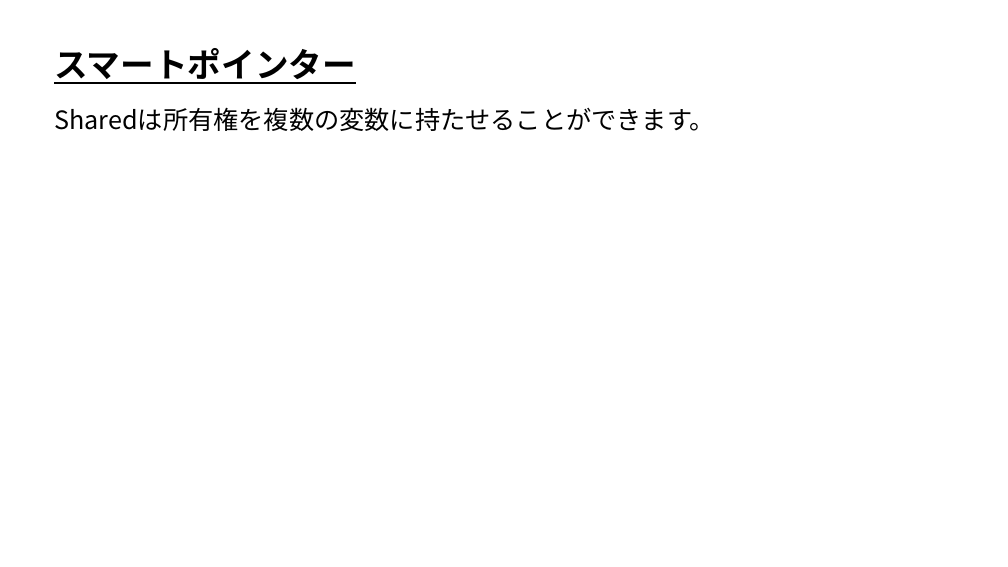
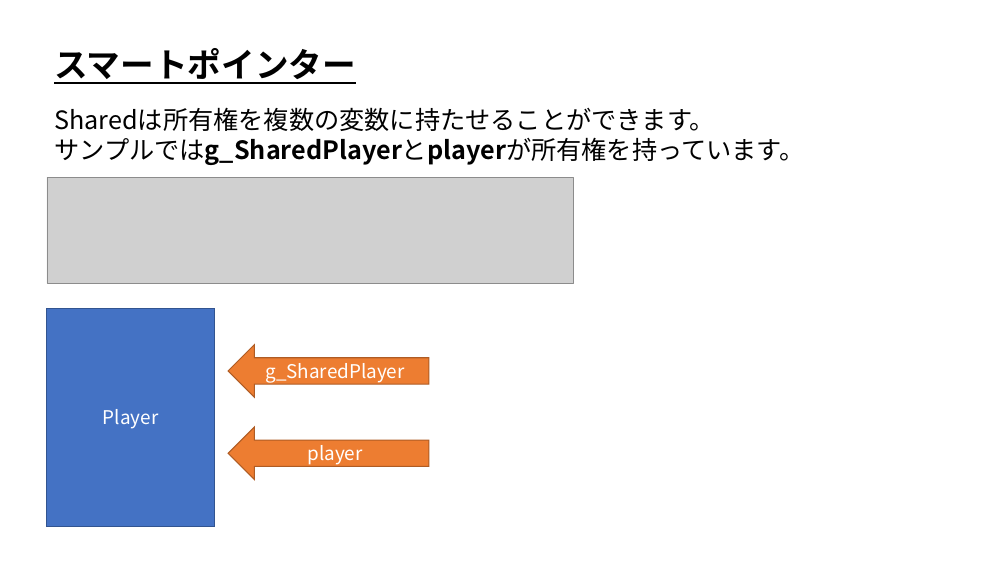
Before and after one commit to ArakiYusuke-Ohara/Textbook, a slide deck: slide 12 of ゲーム科1年/01_後期/プログラミングⅢ/23_スマートポインタ.pptx. Drawn at 1008x567 pixels with LibreOffice and Linux fonts; fonts in the diff are those of the drawing; grey boxes stand for pictures. Boxes give left, top, right and bottom in pixels: in the first picture for what was removed or moved away, otherwise in the second. Text is boxed around its words. In the diff, an @@ line names an element or a change of style, - is before the commit and + after.

```diff
--- a/ゲーム科1年/01_後期/プログラミングⅢ/23_スマートポインタ.pptx
+++ b/ゲーム科1年/01_後期/プログラミングⅢ/23_スマートポインタ.pptx
@@ text at <box>54,137,804,165</box>: paragraph added @@
+サンプルではg_SharedPlayerとplayerが所有権を持っています。
@@ picture added at <box>47,177,573,284</box> @@
@@ rectangle added at <box>47,309,215,526</box>, fill #4472C4, outline #325491 1 pt, 18 pt, text #FFFFFF @@
+Player
@@ left arrow added at <box>228,345,430,398</box>, fill #ED7D31, outline #AF5C24 1 pt, 18 pt, text #FFFFFF @@
+g_SharedPlayer
@@ left arrow added at <box>228,427,430,480</box>, fill #ED7D31, outline #AF5C24 1 pt, 18 pt, text #FFFFFF @@
+player
```
Also in this commit, not shown: 1 slide added.
